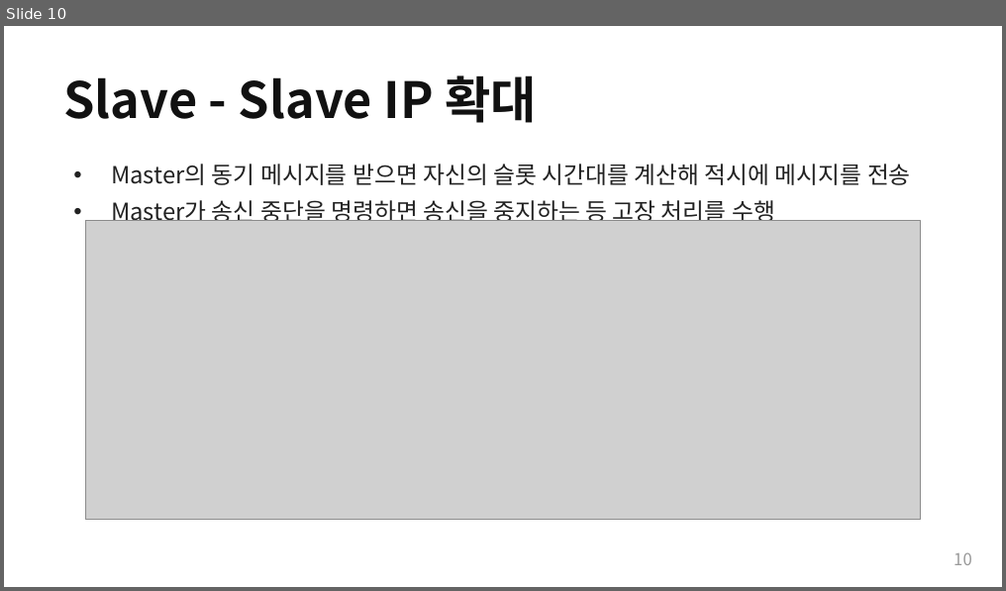
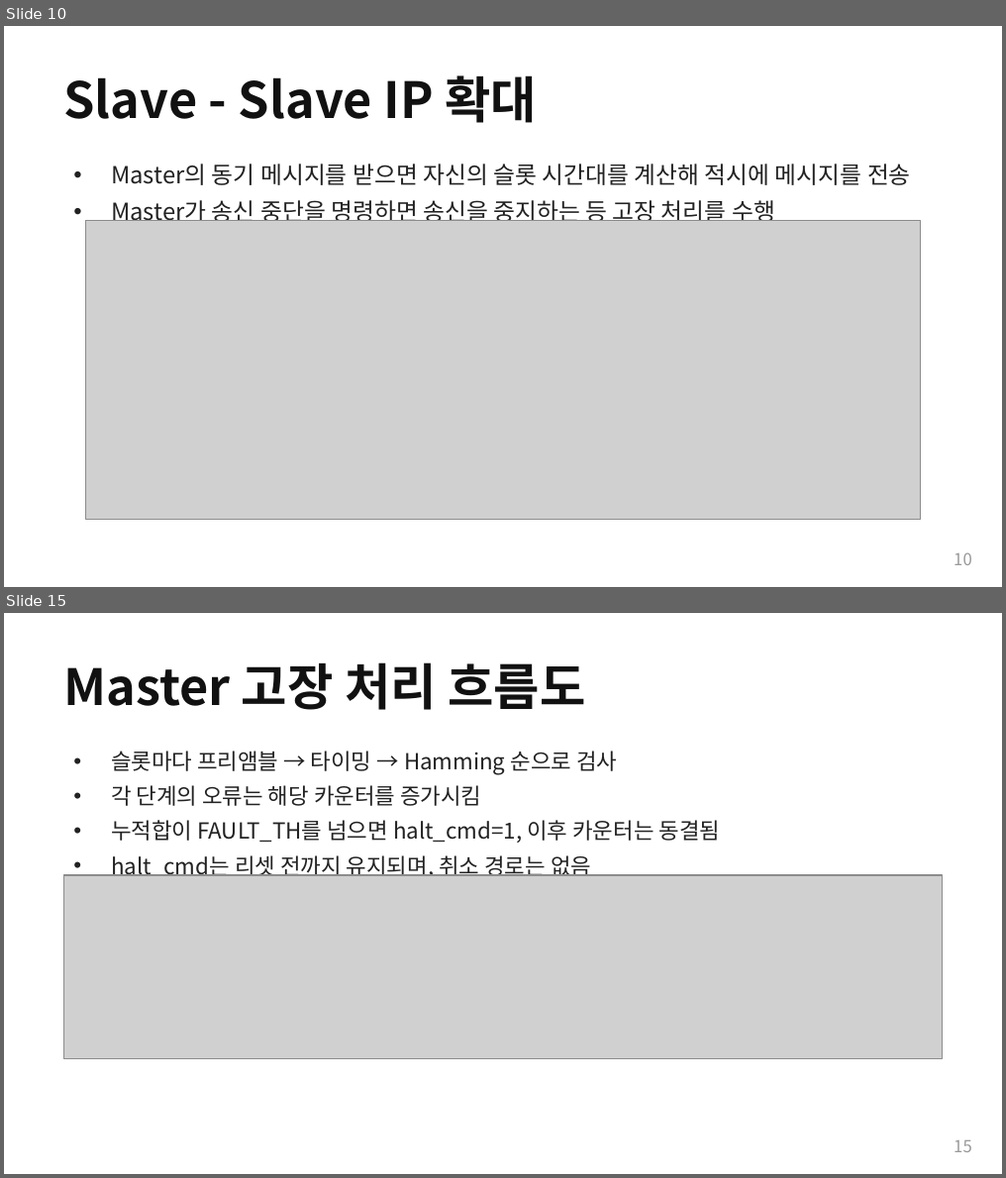
Before and after one commit to Woodong02/SoC_Design_and_Programming, a slide deck: section3_block_diagrams.pptx. Shown one above the other, each under a label of ours: slide 10 before the commit, slides 10 and 15 after it; the slides between them are not shown. The pictures are 1006x591 and 1006x1178 pixels, drawn with LibreOffice and Linux fonts; fonts in the diff are those of the drawing; grey boxes stand for pictures. Boxes give left, top, right and bottom in pixels: in the first picture for what was removed or moved away, otherwise in the second. Text is boxed around its words. In the diff, an @@ line names an element or a change of style, - is before the commit and + after.

```diff
--- a/section3_block_diagrams.pptx
+++ b/section3_block_diagrams.pptx
@@ slide 15 added at <box>4,613,1002,1174</box>, background #FFFFFF @@
@@ text added at <box>63,663,585,710</box>, 36 pt, text #111111, bold @@
+Master 고장 처리 흐름도
@@ text added at <box>111,751,721,879</box>, 16 pt, text #222222 @@
+• 슬롯마다 프리앰블 → 타이밍 → Hamming 순으로 검사
+• 각 단계의 오류는 해당 카운터를 증가시킴
+• 누적합이 FAULT_TH를 넘으면 halt_cmd=1, 이후 카운터는 동결됨
+• halt_cmd는 리셋 전까지 유지되며, 취소 경로는 없음
@@ picture added at <box>63,875,943,1059</box> @@
@@ text added at <box>953,1141,972,1153</box>, 12 pt, text #999999 @@
+15
```
Also in this commit, not shown: 5 other slides added, 3 other files.
